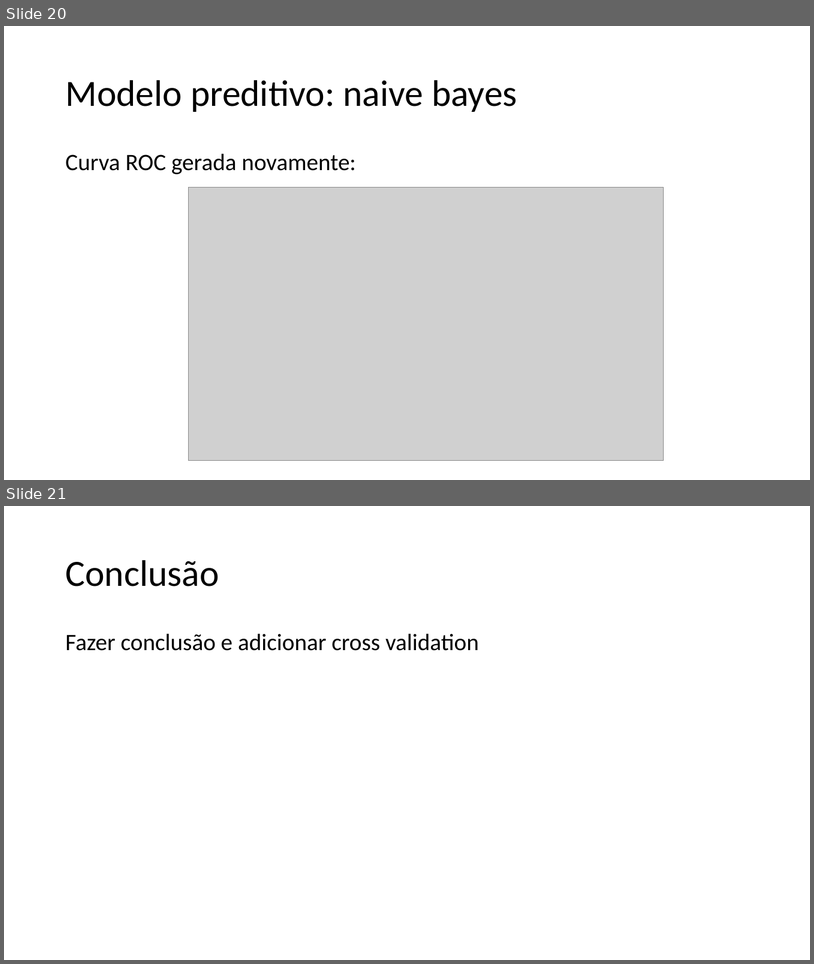
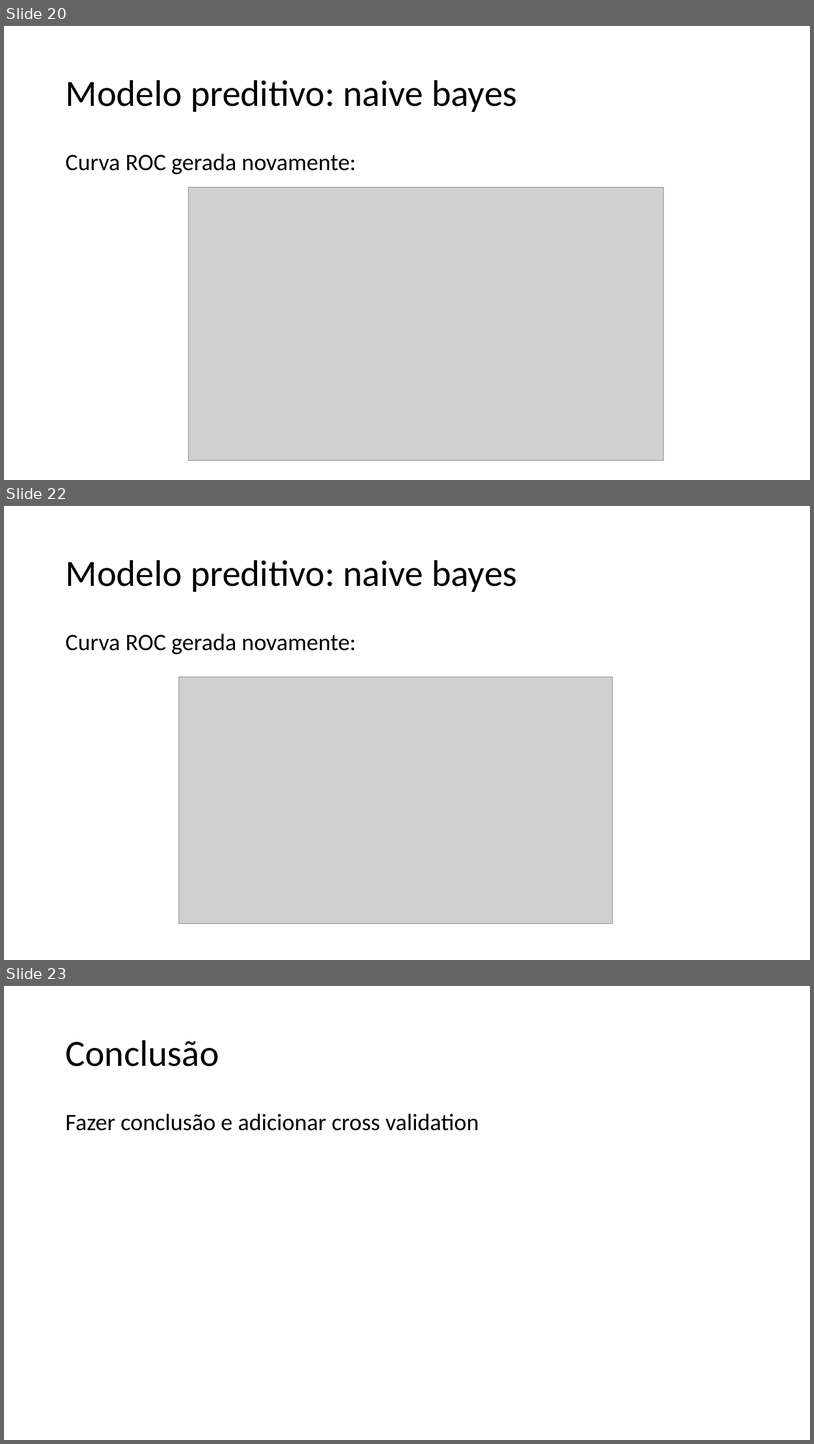
Before and after one commit to padovese/academic-projects, a slide deck: regressao/apresentacao.pptx. Shown one above the other, each under a label of ours: slides 20 and 21 before the commit, slides 20, 22 and 23 after it; the slides between them are not shown. The pictures are 814x964 and 814x1444 pixels, drawn with LibreOffice and Linux fonts; fonts in the diff are those of the drawing; grey boxes stand for pictures. Boxes give left, top, right and bottom in pixels: in the first picture for what was removed or moved away, otherwise in the second. Text is boxed around its words. In the diff, an @@ line names an element or a change of style, - is before the commit and + after.

```diff
--- a/regressao/apresentacao.pptx
+++ b/regressao/apresentacao.pptx
@@ slide 22 added at (4,506,810,960), background #FFFFFF @@
@@ title added at (65,560,518,592), 44 pt, text #000000 @@
+Modelo preditivo: naive bayes
@@ text added at (65,633,356,654), 28 pt, text #000000 @@
+Curva ROC gerada novamente:
@@ picture added at (179,677,613,924) @@
@@ what was slide 21 is now slide 23 @@
```
Also in this commit, not shown: 1 slide changed, 1 other slide added, 1 other file.
